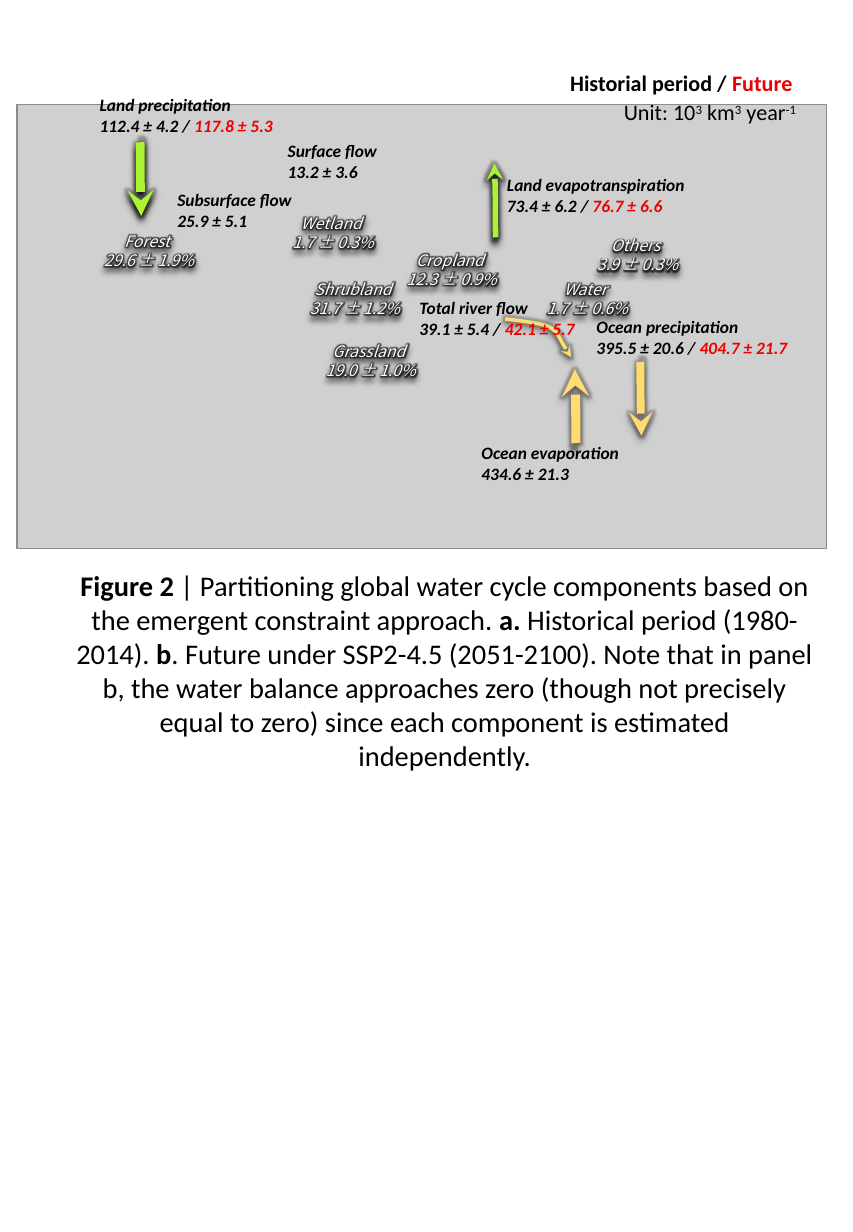
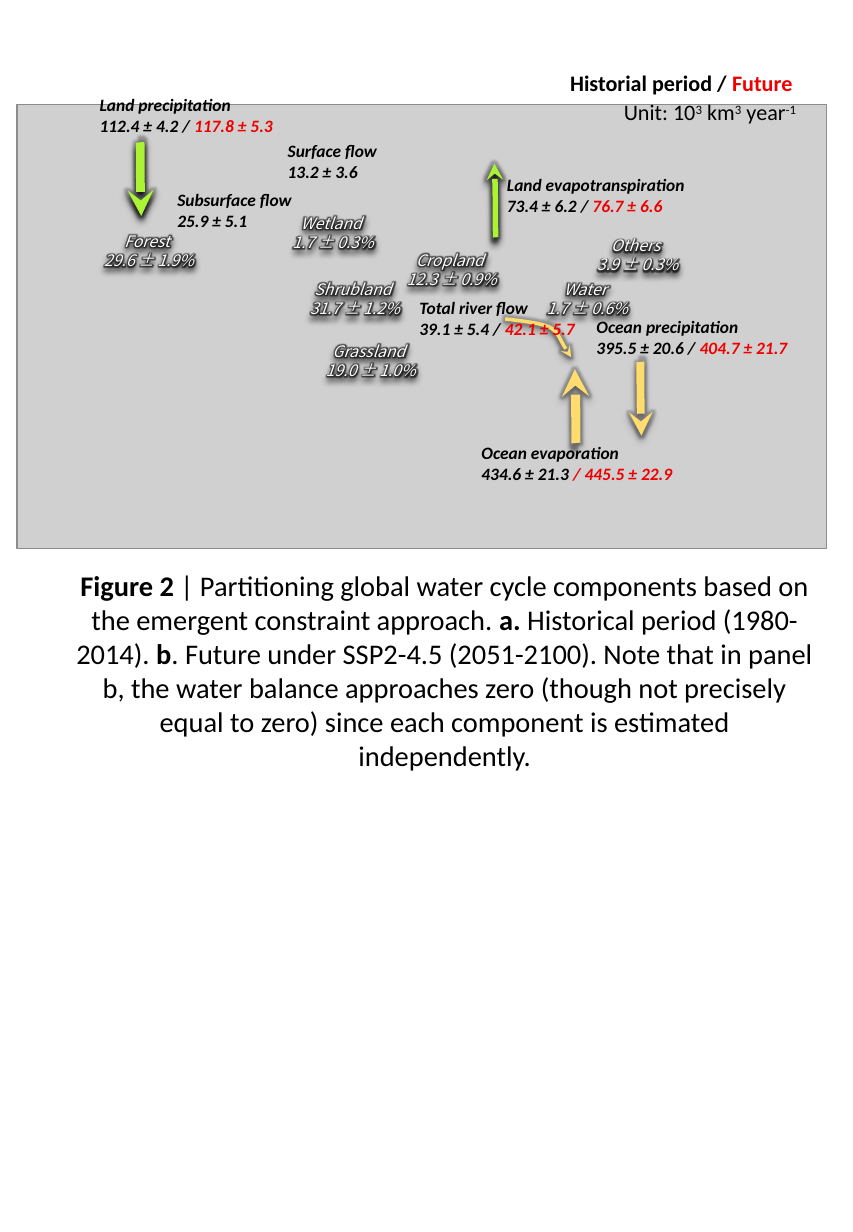
Before and after one commit to GISWLH/NG_figure, a slide deck: slide 1 of code/Figure2.pptx. Drawn at 853x1232 pixels with LibreOffice and Linux fonts; fonts in the diff are those of the drawing; grey boxes stand for pictures. Boxes give left, top, right and bottom in pixels: in the first picture for what was removed or moved away, otherwise in the second. Text is boxed around its words. In the diff, an @@ line names an element or a change of style, - is before the commit and + after.

```diff
--- a/code/Figure2.pptx
+++ b/code/Figure2.pptx
@@ text at bbox=[481, 468, 672, 480]: text changed; text colour #000000 to #EE0000 @@
-434.6 ± 21.3
+434.6 ± 21.3 / 445.5 ± 22.9
```
Also in this commit, not shown: 19 other files.
